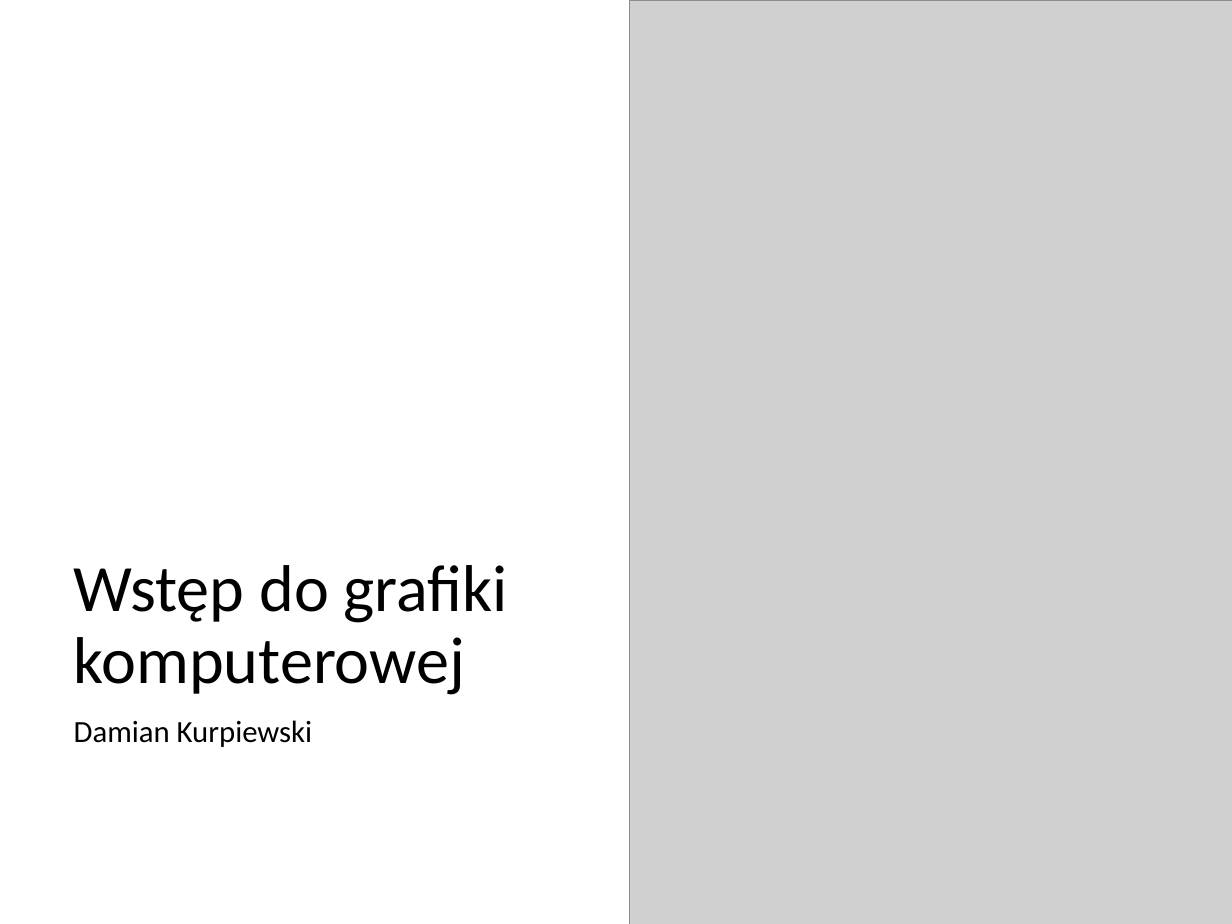
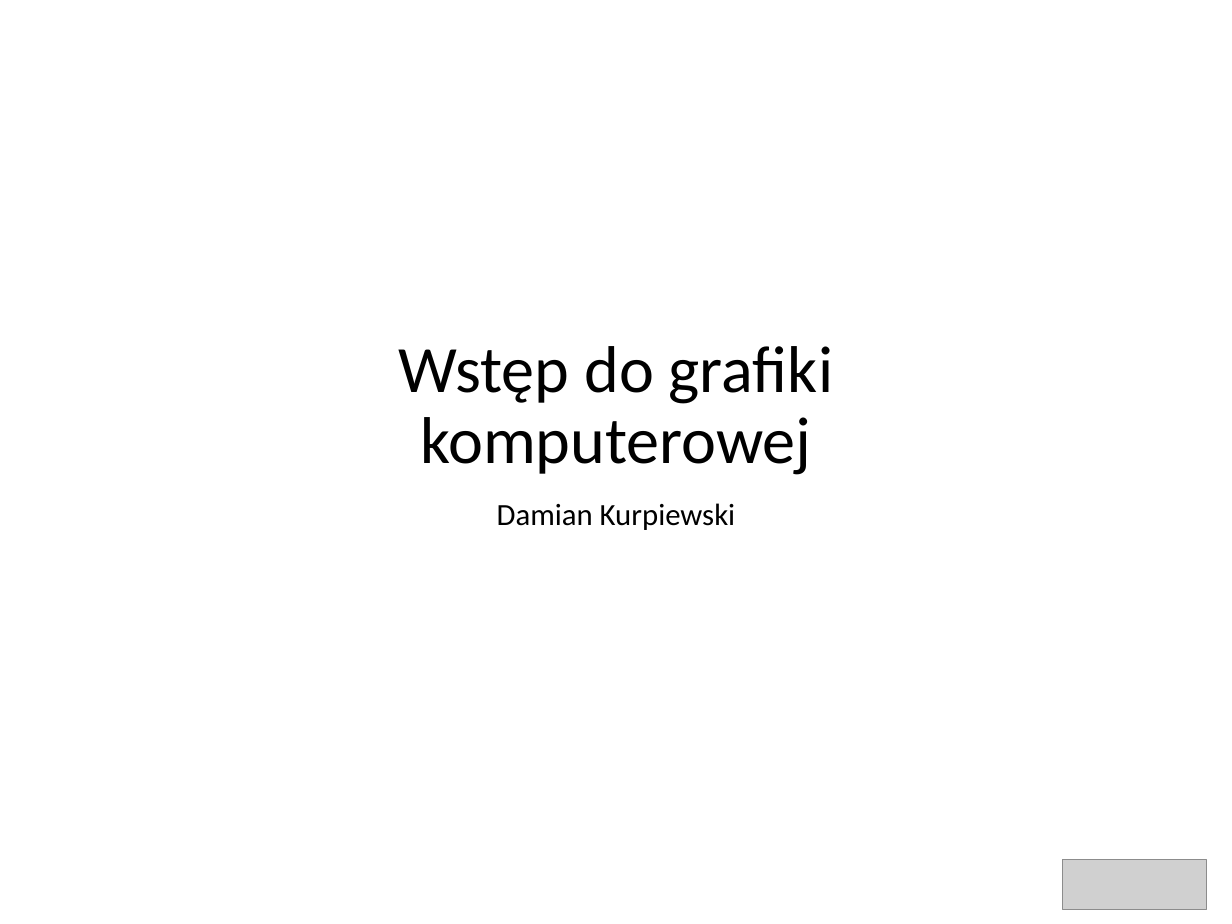
Before and after one commit to blackbat13/cs-lut, a slide deck: slide 1 of Grafika/Grafika rastrowa i wektorowa.pptx. Drawn at 1232x924 pixels with LibreOffice and Linux fonts; fonts in the diff are those of the drawing; grey boxes stand for pictures; background and template pictures are left out. Boxes give left, top, right and bottom in pixels: in the first picture for what was removed or moved away, otherwise in the second. Text is boxed around its words. In the diff, an @@ line names an element or a change of style, - is before the commit and + after.

```diff
--- a/Grafika/Grafika rastrowa i wektorowa.pptx
+++ b/Grafika/Grafika rastrowa i wektorowa.pptx
@@ picture removed at box(630, 0, 1232, 924) @@
@@ freeform shape added at box(269, 113, 986, 726), fill #FFFFFF @@
@@ title "Wstęp do grafiki komputerowej": place and size @@
-title "Wstęp do grafiki komputerowej" at box(74, 565, 508, 695)
+title "Wstęp do grafiki komputerowej" at box(399, 346, 833, 475)
@@ title "Wstęp do grafiki komputerowej" at box(399, 346, 833, 475): alignment left to centre @@
@@ subtitle "Damian Kurpiewski" at box(497, 503, 736, 530): alignment left to centre @@
@@ subtitle "Damian Kurpiewski": place and size @@
-subtitle "Damian Kurpiewski" at box(74, 720, 313, 747)
+subtitle "Damian Kurpiewski" at box(497, 503, 736, 530)
@@ picture added at box(1063, 860, 1206, 911) @@
```
Also in this commit, not shown: 4 other slides changed, 4 other files.
